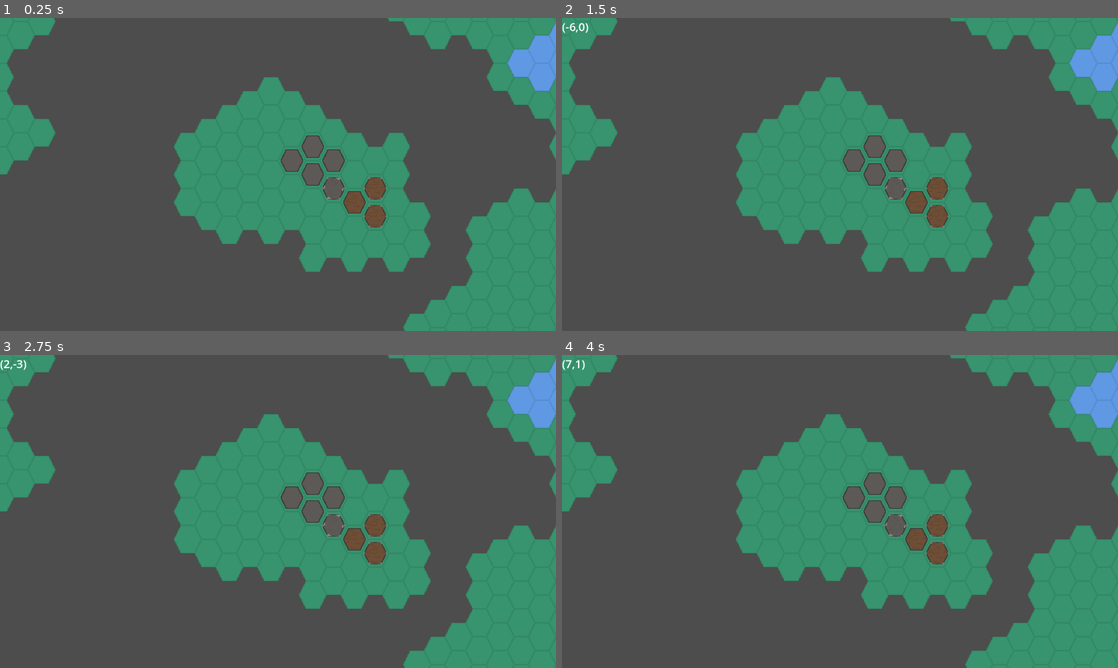
Above: before the commit, frames 1-4 (two rows, left to right).
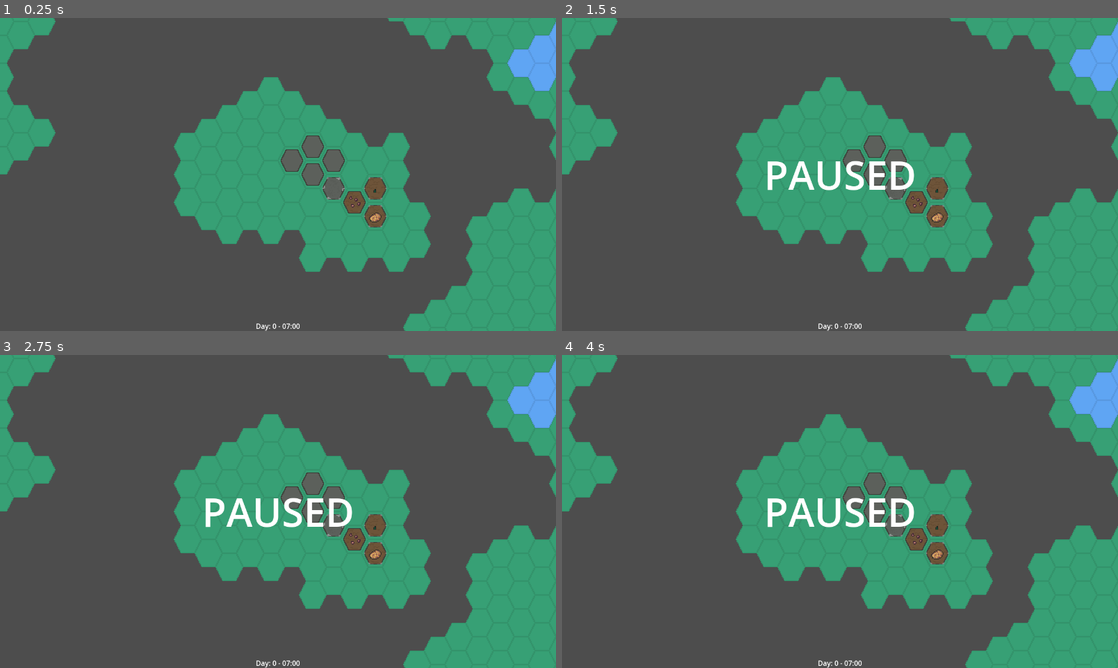
Above: after the commit, the same moments.

Repository: oliwiawaszczuk/praFarm2M
Game: Godot game, scene res://Scenes/main.tscn
Two runs of this game, one before a commit and one after it. Both use one fixed random seed, a clock stepped at 60 frames per second and the inputs below.
Inputs (mouse positions are in pixels of both pictures, inside the frame that each line leads up to):
- Up to frame 1 (0.25 s): no input
- Up to frame 2 (1.5 s): tap Enter at 0.5 s; move the mouse to (962, 158) at 0.52 s; click (962, 158) at 0.67 s; tap Space at 1.25 s; move the mouse to (728, 190) at 1.27 s; click (728, 190) at 1.42 s
- Up to frame 3 (2.75 s): tap Enter at 2 s; move the mouse to (333, 442) at 2.02 s; click (333, 442) at 2.17 s
- Up to frame 4 (4 s): tap Space at 2.75 s; move the mouse to (812, 574) at 2.77 s; click (812, 574) at 2.92 s; tap Enter at 3.5 s; move the mouse to (1006, 558) at 3.52 s; click (1006, 558) at 3.67 s

The runs differ from the first frame. In frame 1, 0.1% of the frame differs, in the area x 46-69%, y 54-100%; in frame 2, 1.3%, in the area x 0-69%, y 1-100%; in frame 3, 1.3%; in frame 4, 1.3%.

Commit message:
add global var and time reamining = days counter

Diff:
--- a/Scenes/main.tscn
+++ b/Scenes/main.tscn
@@ -1,8 +1,11 @@
-[gd_scene load_steps=6 format=3 uid="uid://ckd7qlexbmgbt"]
+[gd_scene load_steps=10 format=3 uid="uid://ckd7qlexbmgbt"]
 
 [ext_resource type="Texture2D" uid="uid://b31ycnuo37x6n" path="res://Assets/tileset.png" id="1_1kyjy"]
 [ext_resource type="Script" path="res://Scripts/mouse_controller.gd" id="1_c7uhv"]
 [ext_resource type="Script" path="res://Scripts/save.gd" id="2_frr7w"]
+[ext_resource type="Script" path="res://Scripts/day_night_system.gd" id="3_8i0gb"]
+[ext_resource type="Texture2D" uid="uid://1iy7hvieusjh" path="res://Assets/plants.png" id="4_0qmvh"]
+[ext_resource type="Texture2D" uid="uid://btqi2lo2bpgh2" path="res://Assets/king_duck_win_template.png" id="6_qw48u"]
 
 [sub_resource type="TileSetAtlasSource" id="TileSetAtlasSource_0j7xr"]
 resource_name = "terrain"
@@ -113,19 +116,101 @@
 7:9/0 = 0
 8:9/0 = 0
 9:9/0 = 0
+0:0/next_alternative_id = 2
 0:0/0 = 0
+
+[sub_resource type="TileSetAtlasSource" id="TileSetAtlasSource_18qee"]
+texture = ExtResource("4_0qmvh")
+0:0/0 = 0
+1:0/0 = 0
+2:0/0 = 0
+0:1/0 = 0
+1:1/0 = 0
+2:1/0 = 0
+0:2/0 = 0
+1:2/0 = 0
+2:2/0 = 0
+0:3/0 = 0
+1:3/0 = 0
+2:3/0 = 0
+0:4/0 = 0
+1:4/0 = 0
+2:4/0 = 0
+3:0/0 = 0
+4:0/0 = 0
+5:0/0 = 0
+6:0/0 = 0
+3:1/0 = 0
+4:1/0 = 0
+5:1/0 = 0
+6:1/0 = 0
+3:2/0 = 0
+4:2/0 = 0
+5:2/0 = 0
+6:2/0 = 0
+3:3/0 = 0
+4:3/0 = 0
+5:3/0 = 0
+6:3/0 = 0
+3:4/0 = 0
+4:4/0 = 0
+5:4/0 = 0
+6:4/0 = 0
+0:5/0 = 0
+1:5/0 = 0
+2:5/0 = 0
+3:5/0 = 0
+4:5/0 = 0
+5:5/0 = 0
+6:5/0 = 0
+0:6/0 = 0
+1:6/0 = 0
+2:6/0 = 0
+3:6/0 = 0
+4:6/0 = 0
+5:6/0 = 0
+6:6/0 = 0
+0:7/0 = 0
+1:7/0 = 0
+2:7/0 = 0
+3:7/0 = 0
+4:7/0 = 0
+5:7/0 = 0
+6:7/0 = 0
+0:8/0 = 0
+1:8/0 = 0
+2:8/0 = 0
+3:8/0 = 0
+4:8/0 = 0
+5:8/0 = 0
+6:8/0 = 0
+0:9/0 = 0
+1:9/0 = 0
+2:9/0 = 0
+3:9/0 = 0
+4:9/0 = 0
+5:9/0 = 0
+6:9/0 = 0
 
 [sub_resource type="TileSet" id="TileSet_rg8n0"]
 tile_shape = 3
 tile_offset_axis = 1
 tile_size = Vector2i(32, 32)
 sources/0 = SubResource("TileSetAtlasSource_0j7xr")
+sources/1 = SubResource("TileSetAtlasSource_18qee")
 
 [node name="Node2D" type="Node2D"]
 script = ExtResource("1_c7uhv")
 
 [node name="save" type="Node2D" parent="."]
 script = ExtResource("2_frr7w")
+
+[node name="day,night system" type="Node2D" parent="."]
+script = ExtResource("3_8i0gb")
+
+[node name="Light" type="DirectionalLight2D" parent="day,night system"]
+color = Color(0.176965, 0.0243131, 0.308414, 1)
+energy = 0.3
 
 [node name="Terrain" type="TileMap" parent="."]
 texture_filter = 3
@@ -142,7 +227,7 @@
 layer_2/tile_data = PackedInt32Array(4, 0, 2, 65540, 0, 2, 3, 0, 2)
 layer_3/name = "Plant"
 layer_3/z_index = 3
-layer_3/tile_data = PackedInt32Array()
+layer_3/tile_data = PackedInt32Array(65540, 393217, 3, 3, 1, 2, 4, 131073, 4)
 
 [node name="MainCamera" type="Camera2D" parent="."]
 zoom = Vector2(2, 2)
@@ -156,3 +241,74 @@
 [node name="Coords" type="Label" parent="MainCamera/CanvasLayer/HBoxContainer"]
 layout_mode = 2
 theme_override_font_sizes/font_size = 26
+
+[node name="HBoxContainer2" type="HBoxContainer" parent="MainCamera/CanvasLayer"]
+anchors_preset = 7
+anchor_left = 0.5
+anchor_top = 1.0
+anchor_right = 0.5
+anchor_bottom = 1.0
+offset_left = -20.0
+offset_top = -40.0
+offset_right = 20.0
+grow_horizontal = 2
+grow_vertical = 0
+size_flags_horizontal = 4
+size_flags_vertical = 8
+
+[node name="Hour" type="Label" parent="MainCamera/CanvasLayer/HBoxContainer2"]
+layout_mode = 2
+size_flags_vertical = 8
+
+[node name="HBoxContainer3" type="HBoxContainer" parent="MainCamera/CanvasLayer"]
+anchors_preset = 8
+anchor_left = 0.5
+anchor_top = 0.5
+anchor_right = 0.5
+anchor_bottom = 0.5
+offset_left = -128.0
+offset_top = -128.0
+offset_right = 128.0
+offset_bottom = 128.0
+grow_horizontal = 2
+grow_vertical = 2
+alignment = 1
+
+[node name="CenterMessage" type="Label" parent="MainCamera/CanvasLayer/HBoxContainer3"]
+layout_mode = 2
+size_flags_horizontal = 4
+theme_override_font_sizes/font_size = 91
+
+[node name="KingDuckWin" type="TextureRect" parent="MainCamera/CanvasLayer"]
+visible = false
+anchors_preset = 8
+anchor_left = 0.5
+anchor_top = 0.5
+anchor_right = 0.5
+anchor_bottom = 0.5
+offset_left = -414.0
+offset_top = -233.0
+offset_right = 414.0
+offset_bottom = 233.0
+grow_horizontal = 2
+grow_vertical = 2
+texture = ExtResource("6_qw48u")
+expand_mode = 1
+
+[node name="Header" type="Label" parent="MainCamera/CanvasLayer/KingDuckWin"]
+layout_mode = 0
+offset_left = 42.0
+offset_top = 49.0
+offset_right = 425.0
+offset_bottom = 128.0
+theme_override_font_sizes/font_size = 58
+text = "Title"
+
+[node name="Content" type="Label" parent="MainCamera/CanvasLayer/KingDuckWin"]
+layout_mode = 0
+offset_left = 27.0
+offset_top = 157.0
+offset_right = 416.0
+offset_bottom = 409.0
+theme_override_font_sizes/font_size = 26
+text = "Content"
--- /dev/null
+++ b/Scripts/day_night_system.gd
@@ -0,0 +1,73 @@
+extends Node2D
+
+var night_color: Color = Color.hex(0x2d064f) #
+var day_color: Color = Color.hex(0xf6f5ff) #
+
+var light: DirectionalLight2D
+var hour_label: Label
+var current_time: float = 7.0
+
+func _ready():
+	light = $"Light"
+	hour_label = $"../MainCamera/CanvasLayer/HBoxContainer2/Hour"
+
+
+func _process(delta):
+	if !Global.is_paused:
+		update_time(delta)
+	update_hour_text()
+	update_light_color()
+
+
+func update_light_color():
+	var color: Color
+
+	# Przejścia między dniem a nocą
+	if current_time >= 21.0 or current_time < 4.0:
+		# Noc (21:00 - 4:00)
+		if current_time >= 21.0:
+			# Od 21:00 do 24:00
+			var factor = (current_time - 21.0) / 3.0
+			color = night_color.lerp(day_color, factor)
+		else:
+			# Od 00:00 do 4:00
+			var factor = current_time / 4.0
+			color = day_color.lerp(night_color, factor)
+	else:
+		# Dzień (4:00 - 21:00)
+		if current_time >= 4.0 and current_time < 12.0:
+			# Od 4:00 do 12:00
+			var factor = (current_time - 4.0) / 8.0
+			color = night_color.lerp(day_color, factor)
+		else:
+			# Od 12:00 do 21:00
+			var factor = (current_time - 12.0) / 9.0
+			color = day_color.lerp(night_color, factor)
+
+	light.color = color
+
+func update_hour_text():
+	var hours = int(current_time)
+	var minutes = int((current_time - hours) * 60)
+
+	# Ręczne formatowanie godzin i minut, aby zawsze miały dwie cyfry
+	var hours_str = str(hours)
+	var minutes_str = str(minutes)
+
+	if hours < 10:
+		hours_str = "0" + hours_str
+
+	if minutes < 10:
+		minutes_str = "0" + minutes_str
+
+	var formatted_time = hours_str + ":" + minutes_str
+
+	#var hour_text = str(round(current_time)) + ":" + str(float(current_time)%.2f) + " - " + str(current_time)
+	hour_label.text = "Day: " + str(Global.day_count) + " - " + formatted_time
+
+func update_time(delta):
+	current_time += delta / 60.0
+	if current_time >= 24.0:
+		Global.day_count += 1
+		current_time = 0.0
+	Global.hour = current_time
--- /dev/null
+++ b/Scripts/global.gd
@@ -0,0 +1,5 @@
+extends Node
+
+var is_paused: bool = true
+var hour: float = 7.0
+var day_count: int = 0
--- a/Scripts/mouse_controller.gd
+++ b/Scripts/mouse_controller.gd
@@ -16,9 +16,11 @@
 	terrain_tilemap = $Terrain
 
 func _input(event):
-	MouseMove(event)
-	ScreenTouch(event)
-	Detect_tile(event)
+	KeyDetect(event)
+	if !Global.is_paused:
+		MouseMove(event)
+		ScreenTouch(event)
+		Detect_tile(event)
 
 func _process(_delta):
 	if is_pressed:
@@ -63,7 +65,6 @@
 			var tile_pos = terrain_tilemap.local_to_map(terrain_tilemap.get_local_mouse_position())
 			coords_label.text = get_tile_data_by_tile_pos(tile_pos)
 
-
 func get_tile_data_by_tile_pos(tile_pos) -> String:
 	var data: String = "(" + str(tile_pos.x) + "," + str(tile_pos.y) + ")"
 	for i in range(3):
@@ -74,3 +75,9 @@
 				data += " - " + tile_name
 
 	return data
+
+func KeyDetect(event):
+	if event is InputEventKey:
+		if event.keycode == KEY_ESCAPE and !event.is_pressed():
+			Global.is_paused = !Global.is_paused
+	$"MainCamera/CanvasLayer/HBoxContainer3/CenterMessage".text = "PAUSED" if Global.is_paused else ""
--- a/project.godot
+++ b/project.godot
@@ -18,6 +18,7 @@
 [autoload]
 
 Tiles="*res://Scripts/Tiles.gd"
+Global="*res://Scripts/global.gd"
 
 [display]
 
Binary file added: Assets/king_duck_win_template.png
Not shown, added: Assets/king_duck_win_template.png.import
Binary file added: Assets/plants.png
Not shown, added: Assets/plants.png.import
Not shown, changed: .gitignore
Not shown, changed: build/test2.apk
Not shown, removed: build/test2.apk.idsig
